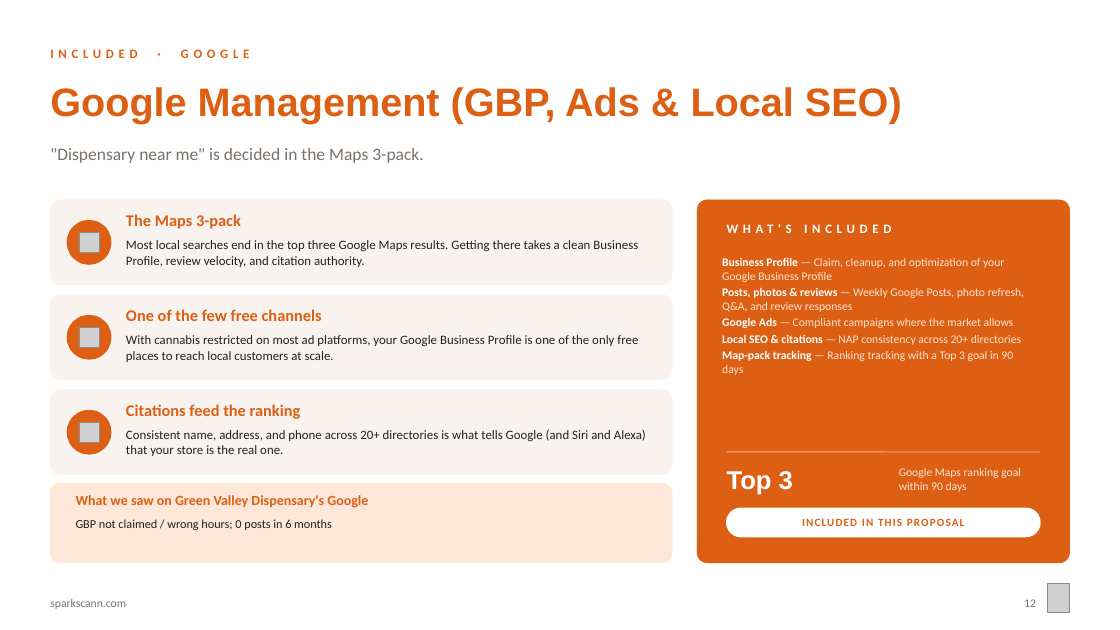
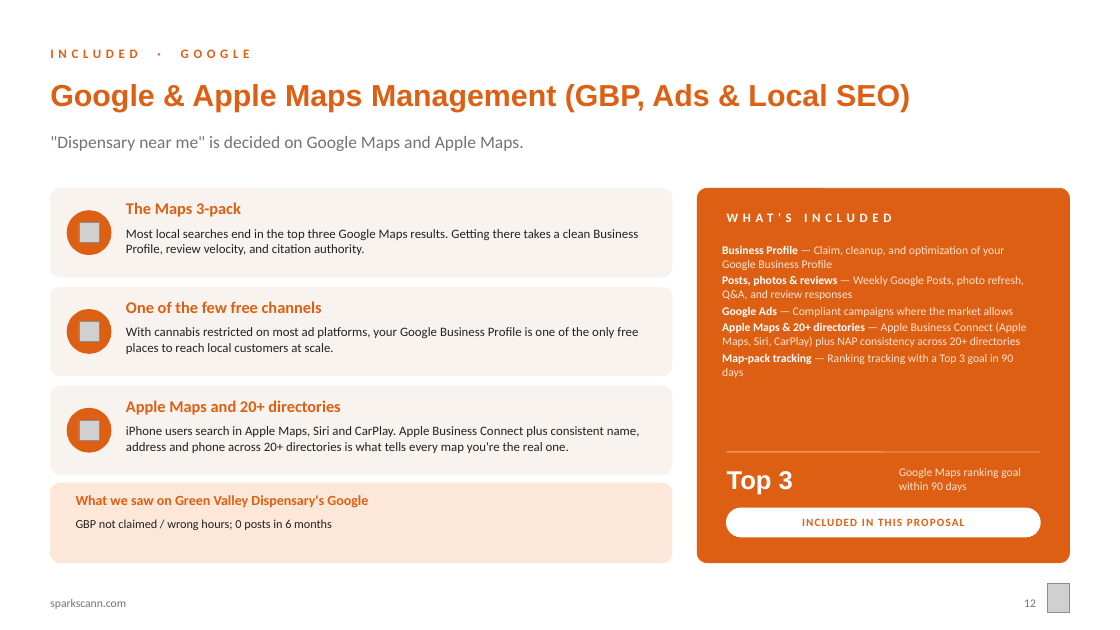
Before and after one commit to sparksmanagement/pitchdeckspecialist, a slide deck: slide 12 of decks/Sparks-x-example-green-valley.pptx. Drawn at 1120x630 pixels with LibreOffice and Linux fonts; fonts in the diff are those of the drawing; grey boxes stand for pictures. Boxes give left, top, right and bottom in pixels: in the first picture for what was removed or moved away, otherwise in the second. Text is boxed around its words. In the diff, an @@ line names an element or a change of style, - is before the commit and + after.

```diff
--- a/decks/Sparks-x-example-green-valley.pptx
+++ b/decks/Sparks-x-example-green-valley.pptx
@@ text at (50, 84, 910, 112): text changed; size 34 to 26 pt @@
-Google Management (GBP, Ads & Local SEO)
+Google & Apple Maps Management (GBP, Ads & Local SEO)
@@ text at (50, 136, 524, 151): text changed @@
-"Dispensary near me" is decided in the Maps 3-pack.
+"Dispensary near me" is decided on Google Maps and Apple Maps.
@@ proportions changed in 4 elements at (50, 386, 672, 475), (50, 287, 672, 376), (697, 188, 1070, 563), (50, 188, 672, 277) @@
@@ rounded rectangle: place and size @@
-rounded rectangle at (50, 200, 672, 285)
+rounded rectangle at (50, 188, 672, 277)
@@ rounded rectangle: place and size @@
-rounded rectangle at (697, 200, 1070, 563)
+rounded rectangle at (697, 188, 1070, 563)
@@ 3 texts, 1 picture, 1 ellipse: place and size @@
-3 texts, 1 picture, 1 ellipse at (67, 214, 891, 321)
+3 texts, 1 picture, 1 ellipse at (67, 202, 891, 313)
@@ text "Most local searches end in ...": place and size @@
-text "Most local searches end in ..." at (126, 240, 638, 267)
+text "Most local searches end in ..." at (126, 229, 638, 255)
@@ text "Business Profile — Claim, cleanup, ...": place and size @@
-text "Business Profile — Claim, cleanup, ..." at (722, 257, 1024, 375)
+text "Business Profile — Claim, cleanup, ..." at (722, 245, 1027, 378)
@@ rounded rectangle: place and size @@
-rounded rectangle at (50, 295, 672, 380)
+rounded rectangle at (50, 287, 672, 376)
@@ ellipse: place and size @@
-ellipse at (67, 316, 111, 360)
+ellipse at (67, 310, 111, 354)
@@ picture: place and size @@
-picture at (79, 328, 99, 348)
+picture at (79, 322, 99, 342)
@@ text "With cannabis restricted on most ...": place and size @@
-text "With cannabis restricted on most ..." at (126, 335, 638, 362)
+text "With cannabis restricted on most ..." at (126, 327, 638, 354)
@@ text at (722, 323, 1027, 347): text changed @@
-• Local SEO & citations — NAP consistency across 20+ directories
+• Apple Maps & 20+ directories — Apple Business Connect (Apple Maps, Siri, CarPlay) plus NAP consistency across 20+ directories
@@ rounded rectangle: place and size @@
-rounded rectangle at (50, 390, 672, 475)
+rounded rectangle at (50, 386, 672, 475)
@@ text at (126, 400, 340, 415): text changed @@
-Citations feed the ranking
+Apple Maps and 20+ directories
@@ text at (126, 426, 640, 453): text changed @@
-Consistent name, address, and phone across 20+ directories is what tells Google (and Siri and Alexa) that your store is the real one.
+iPhone users search in Apple Maps, Siri and CarPlay. Apple Business Connect plus consistent name, address and phone across 20+ directories is what tells every map you're the real one.
```
Also in this commit, not shown: 4 other slides changed, 1 slide added, 2 slides removed, 7 other files.
